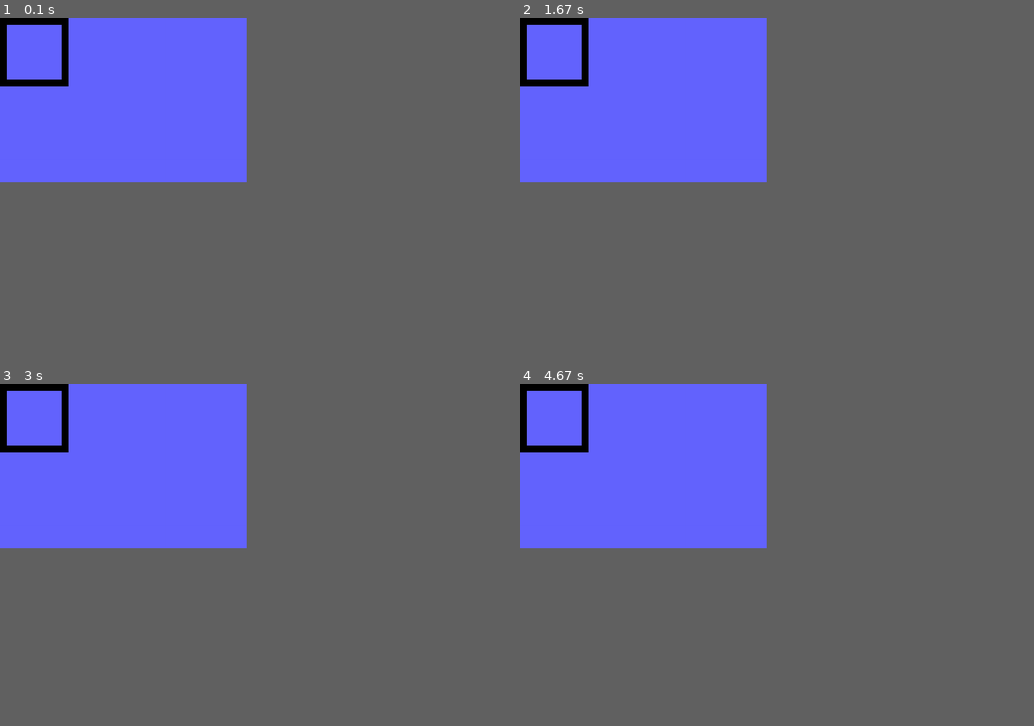
Above: before the commit, frames 1-4 (two rows, left to right).
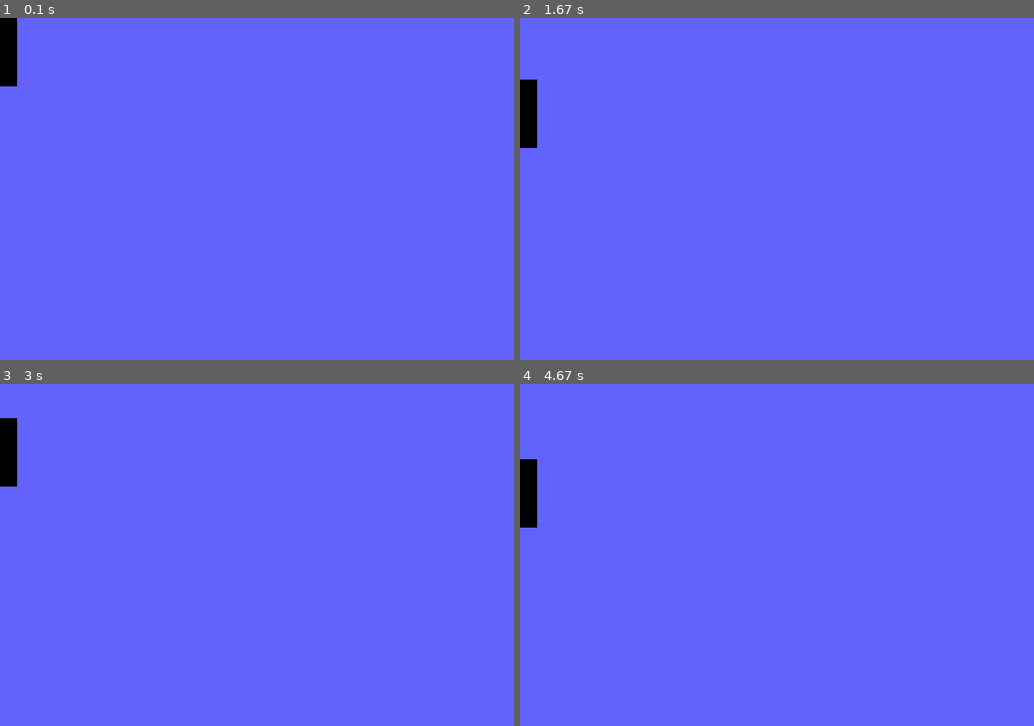
Above: after the commit, the same moments.

Repository: RobertFlores2728/Pong-Pygame
Game: pygame game, started from Pong/Scripts/Main.py
Same seed, same stepped clock (60 frames per second), same inputs: the game is played once before the commit and once after it.
Inputs:
- Up to frame 1 (0.1 s): no input
- Up to frame 2 (1.67 s): hold P 0.33-0.8 s; hold W 0.33-0.8 s; hold S from 1.33 s (still down)
- Up to frame 3 (3 s): release S at 1.8 s; hold W 1.83-2.2 s; hold S 2.23-2.6 s; hold W 2.63-2.93 s; hold S from 2.97 s (still down)
- Up to frame 4 (4.67 s): release S at 3.27 s; hold W 3.3-3.67 s; hold S 3.7-4.07 s; hold W 4.1-4.4 s; hold S from 4.43 s (still down)
In our replay, the window is 432x288 before the commit and 900x600 after it. These sizes can differ from the game's own. Grey fills any space a smaller window leaves; there, only what the larger window draws over its background counts as a difference.

The runs differ from the first frame. In frame 1, 0.9% of the frame differs, in the area x 1-14%, y 0-20%; in frame 2, 1.5%; in frame 3, 1.3%; in frame 4, 1.6%, in the area x 0-14%, y 0-42%.

Commit message:
Added Paddle movement
setup code for paddle drawing and movement

Diff:
--- a/Pong/Scripts/Main.py
+++ b/Pong/Scripts/Main.py
@@ -4,11 +4,17 @@
 
 
 def main():
-    screen = pygame.display.set_mode((720, 480)) # screen is a Surface object
+    screen = pygame.display.set_mode((1500, 1000)) # screen is a Surface object
+    clock = pygame.time.Clock()
 
     blue = (100, 100, 255)
 
+    paddleRect = pygame.Rect(0, 0, 50, 200)
+    paddleSpeed = 20
+
     while True:
+        clock.tick(30)
+
         for event in pygame.event.get():
             if event.type == pygame.QUIT:
                 pygame.quit()
@@ -18,15 +24,26 @@
         keys = pygame.key.get_pressed()
         if keys[pygame.K_p]:
             print("p was pressed!")
+        if keys[pygame.K_w]:
+            paddleRect.y -= paddleSpeed
+        if keys[pygame.K_s]:
+            paddleRect.y += paddleSpeed
 
-
+        if paddleRect.y < 0:
+            paddleRect.y = 0
+        elif paddleRect.y > screen.get_height() - paddleRect.height:
+            paddleRect.y = screen.get_height() - paddleRect.height
+        print(screen.get_height())
 
 
 
         # Update screen
+        pygame.display.flip()
         screen.fill(blue)
-        pygame.draw.rect(screen, (0, 0, 0), [0, 0, 200, 200], 20)
-        pygame.display.flip()
+
+        # draw
+        pygame.draw.rect(screen, (0, 0, 0), paddleRect)
+
 
 
 
Not shown, changed: README.md
